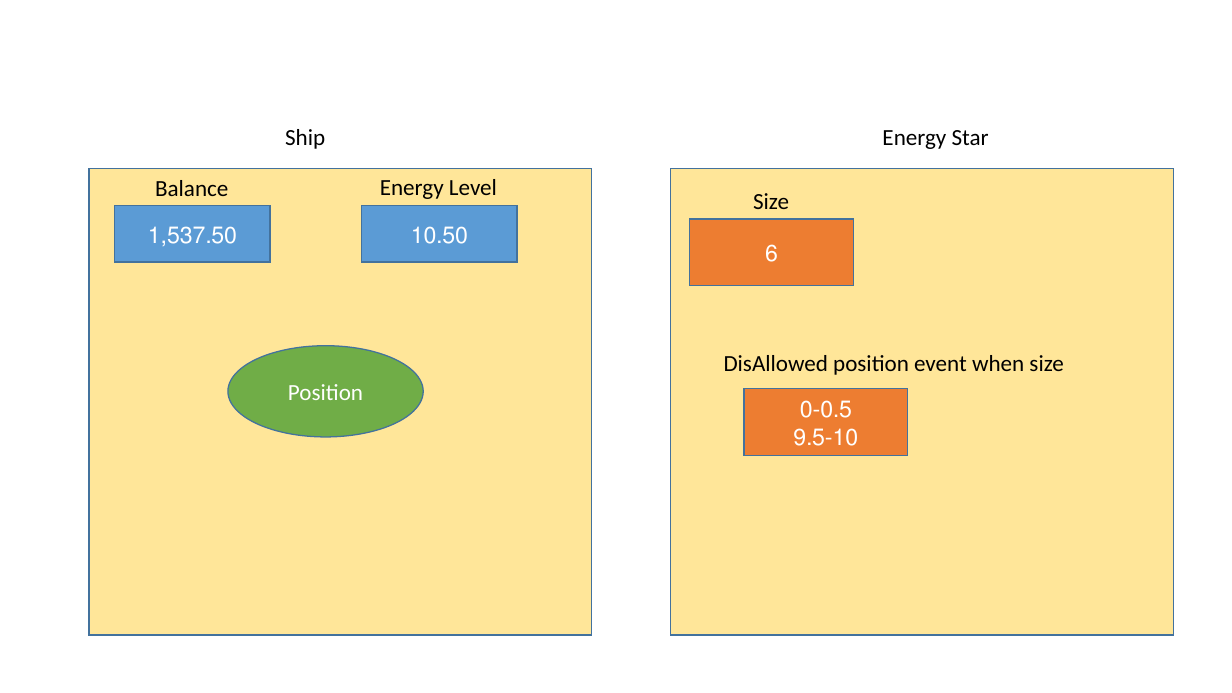
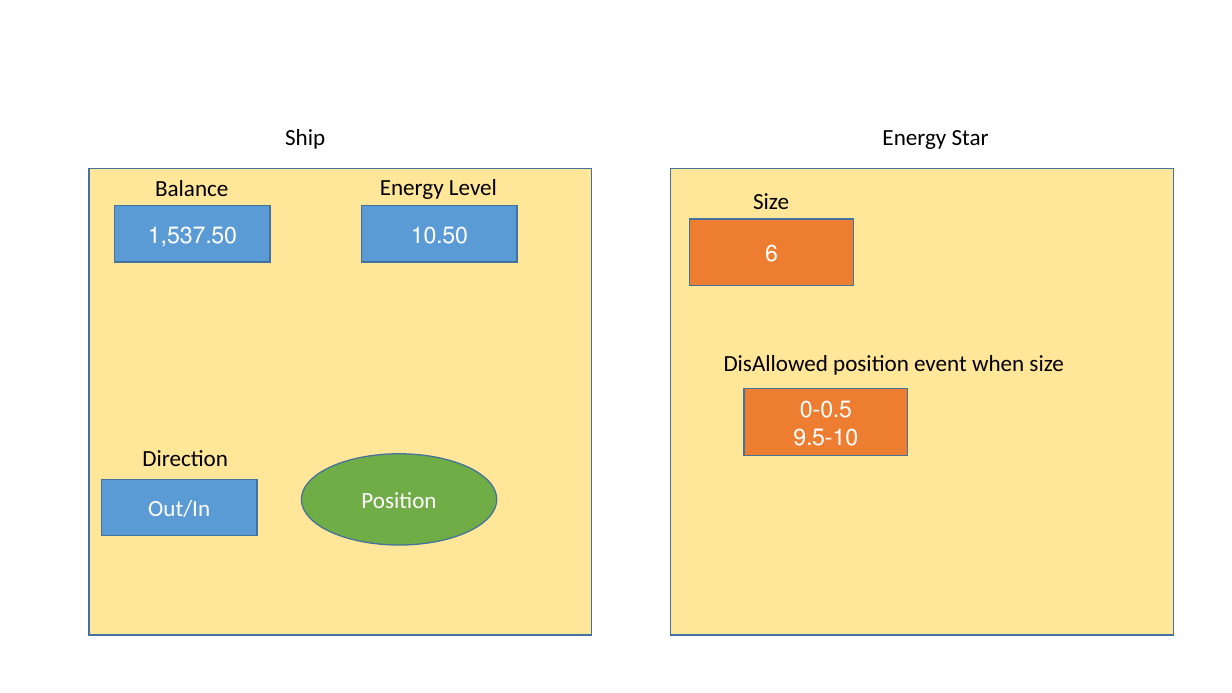
Before and after one commit to erezhasson/DTL, a slide deck: slide 3 of Documents/DTL MOC.pptx. Drawn at 1232x693 pixels with LibreOffice and Linux fonts; fonts in the diff are those of the drawing; background and template pictures are left out. Boxes give left, top, right and bottom in pixels: in the first picture for what was removed or moved away, otherwise in the second. Text is boxed around its words. In the diff, an @@ line names an element or a change of style, - is before the commit and + after.

```diff
--- a/Documents/DTL MOC.pptx
+++ b/Documents/DTL MOC.pptx
@@ text added at [142, 450, 228, 466], 18 pt, text #000000 @@
+Direction
@@ ellipse "Position": place and size @@
-ellipse "Position" at [228, 346, 423, 437]
+ellipse "Position" at [301, 454, 496, 545]
@@ rectangle added at [102, 480, 257, 536], fill #5B9BD5, outline #43739E 1 pt, 18 pt, text #FFFFFF @@
+Out/In
```
Also in this commit, not shown: 5 other slides changed.
